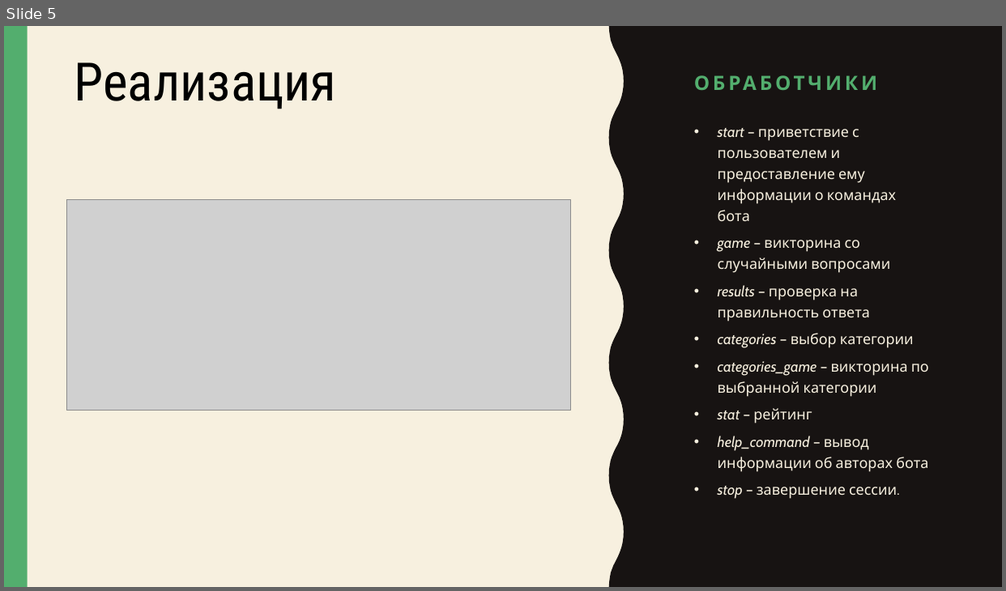
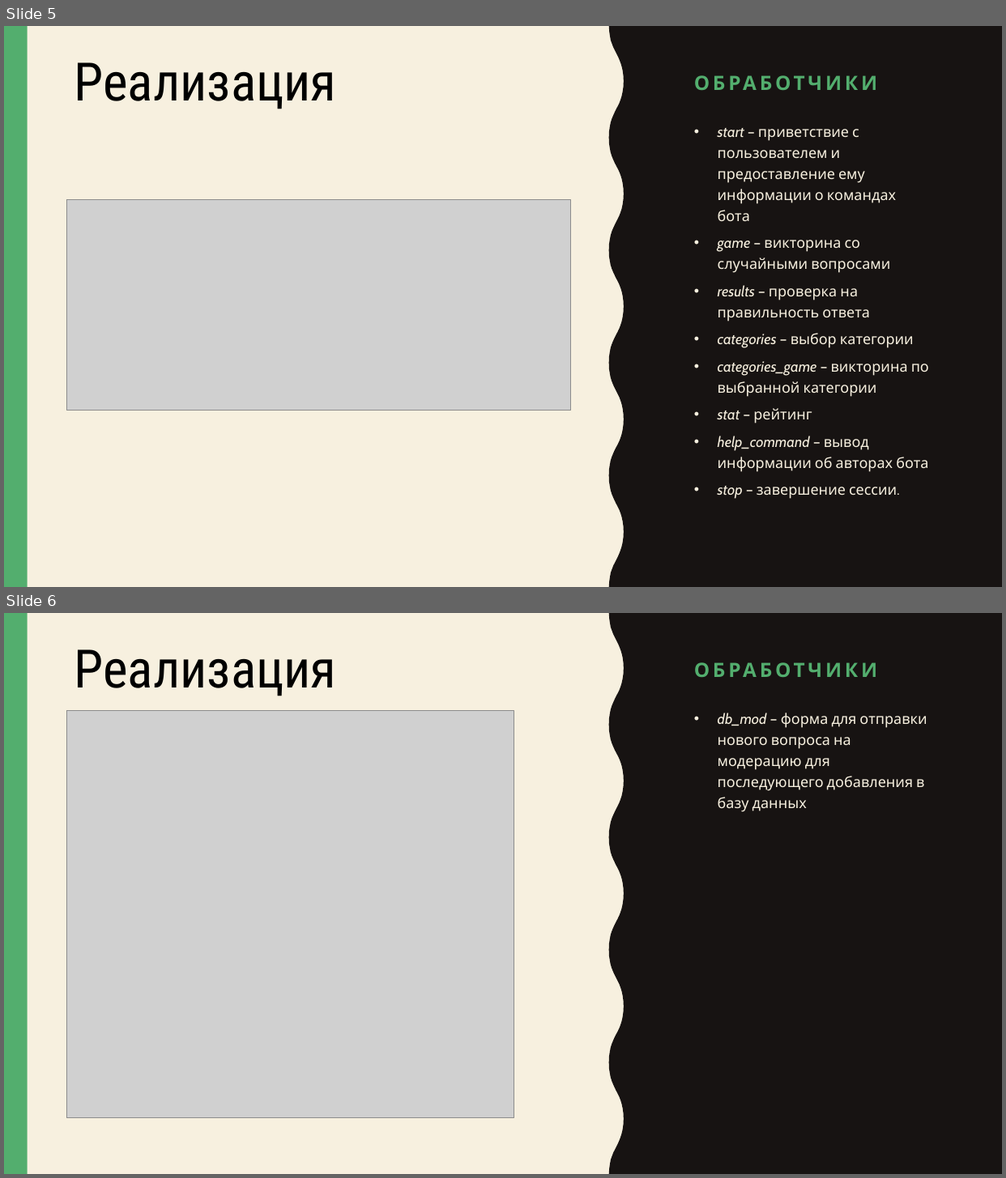
Before and after one commit to Gentlem4n72/TelegramQuiz, a slide deck: Бот Семён.pptx. Shown one above the other, each under a label of ours: slide 5 before the commit, slides 5 and 6 after it. The pictures are 1006x591 and 1006x1178 pixels, drawn with LibreOffice and Linux fonts; fonts in the diff are those of the drawing; grey boxes stand for pictures. Boxes give left, top, right and bottom in pixels: in the first picture for what was removed or moved away, otherwise in the second. Text is boxed around its words. In the diff, an @@ line names an element or a change of style, - is before the commit and + after.

```diff
--- a/Бот Семён.pptx
+++ b/Бот Семён.pptx
@@ slide 6 added at (4,613,1002,1174), background #F7F0DF; not listed: 2 template elements that a slide beside it also shows @@
@@ text added at (74,649,336,696), 51 pt, text #000000 @@
+Реализация
@@ title added at (687,649,940,685), 19 pt, text #53AE6E, bold @@
+ОБРАБОТЧИКИ
@@ picture added at (67,710,513,1118) @@
@@ text added at (718,713,927,812), 14 pt, text #F7F0DF @@
+• db_mod – форма для отправки нового вопроса на модерацию для последующего добавления в базу данных
```
Also in this commit, not shown: 1 slide changed, 1 other file.
